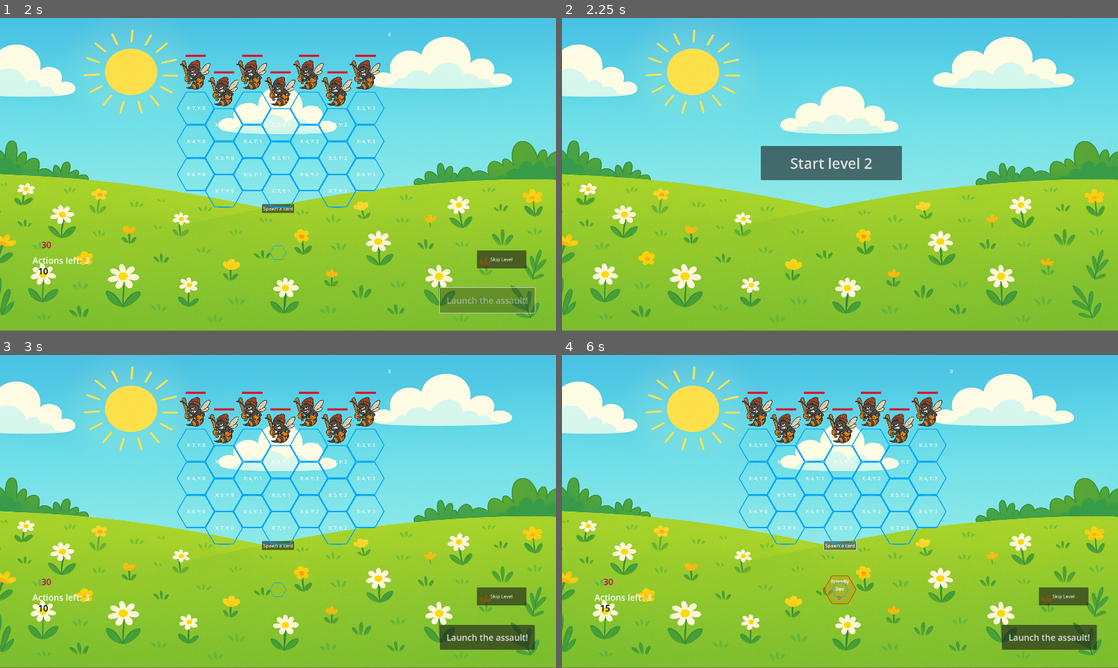
Above: before the commit, frames 1-4 (two rows, left to right).
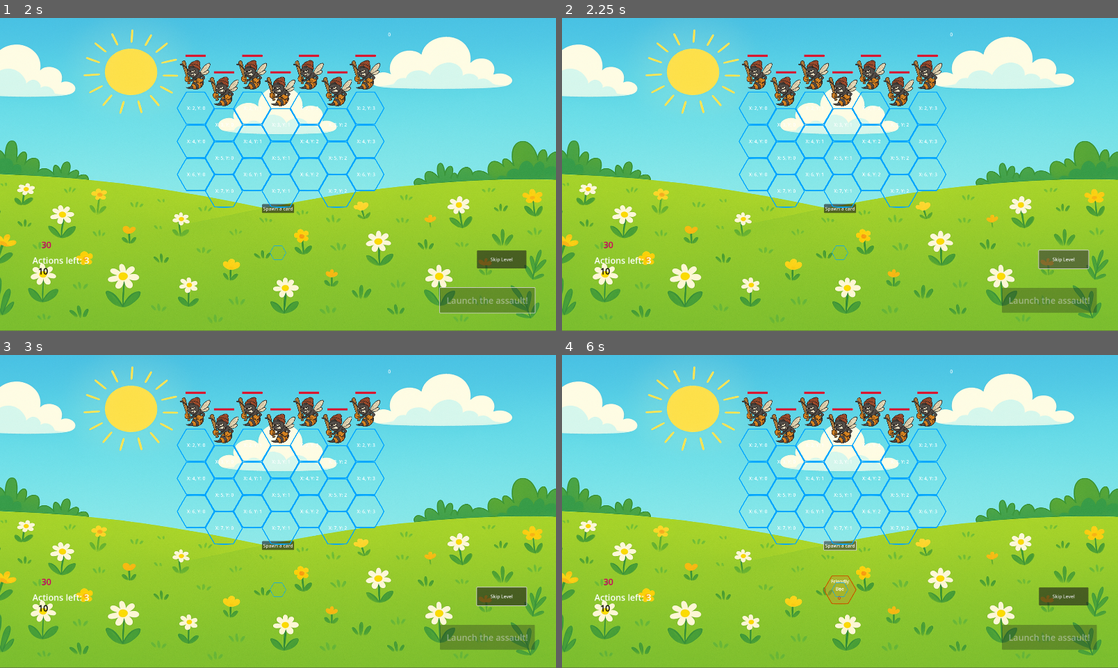
Above: after the commit, the same moments.

Repository: tysia2512/buzzco
Game: Godot game, scene res://scenes/main.tscn
Two runs of this game, one before a commit and one after it. Both use one fixed random seed, a clock stepped at 60 frames per second and the inputs below.
Inputs (mouse positions are in pixels of both pictures, inside the frame that each line leads up to):
- Up to frame 1 (2 s): click "Start game" at 0.5 s; click "Launch the assault!" at 1.25 s
- Up to frame 2 (2.25 s): click "Skip Level" at 2 s
- Up to frame 3 (3 s): click (266, 498) at 2.75 s, where only the run before the commit has a clickable "Start level 2"
- Up to frame 4 (6 s): click (1051, 636) at 3.5 s, where only the run before the commit has a clickable "Launch the assault!"; click "Skip Level" at 4.25 s; click (828, 498) at 5 s, where only the run before the commit has a clickable "Start level 3"; click "Spawn a card" at 5.75 s

Frame 1 is identical in both runs. In frame 2, 8.6% of the frame differs, in the area x 5-97%, y 4-95%; in frame 3, 1.5%; in frame 4, 1.4%.

Commit message:
Remove references to enemies from grid, killing enemies

Diff:
--- a/scenes/goon_hornet_enemy.tscn
+++ b/scenes/goon_hornet_enemy.tscn
@@ -8,6 +8,7 @@
 script = ExtResource("1_7qwat")
 
 [node name="GenericEnemy" parent="." instance=ExtResource("2_amm3c")]
+max_health = 3
 texture = ExtResource("3_amm3c")
 polygon = PackedVector2Array(98, -433, 130, -378, 129, -350, 143, -300, 141, -248, 153, -214, 141, -186, 127, -137, 109 …(768 unchanged characters)…
 metadata/_edit_pinned_properties_ = [&"polygon"]
--- a/scenes/level_play.tscn
+++ b/scenes/level_play.tscn
@@ -115,7 +115,6 @@
 
 [connection signal="launch_assault" from="LaunchAttackButton" to="." method="_on_launch_attack_button_launch_assault"]
 [connection signal="pressed" from="LaunchAttackButton" to="PointCounter" method="_on_launch_attack_button_pressed"]
-[connection signal="perform_player_action" from="CardMovementManager" to="." method="_on_card_movement_manager_perform_player_action"]
 [connection signal="deal_damage" from="EnemyManager" to="." method="_on_enemy_manager_deal_damage"]
 [connection signal="enemy_turn_finished" from="EnemyManager" to="." method="_on_enemy_manager_enemy_turn_finished"]
 [connection signal="pressed" from="CheatButton" to="." method="_on_cheat_button_pressed"]
--- a/scenes/main.tscn
+++ b/scenes/main.tscn
@@ -67,6 +67,5 @@
 text = "Start bew gane"
 
 [connection signal="pressed" from="GameLoop/IntroPage/StartGameButton" to="GameLoop" method="_on_start_game_button_pressed"]
-[connection signal="level_cleared" from="GameLoop/LevelPlay" to="GameLoop" method="_on_level_play_level_cleared"]
 [connection signal="pressed" from="GameLoop/NextLevelPage/NextLevelButton" to="GameLoop" method="_on_next_level_button_pressed"]
 [connection signal="pressed" from="GameLoop/GameOverPage/Button" to="GameLoop" method="_on_button_pressed"]
--- a/scripts/enemy.gd
+++ b/scripts/enemy.gd
@@ -6,10 +6,7 @@
 	await enemy.attack()
 
 func highlight() -> void:
-	var m = enemy.sprite.modulate
-	enemy.sprite.modulate = Color.DARK_ORANGE
-	await get_tree().create_timer(0.5).timeout
-	enemy.sprite.modulate = m
+	await enemy.highlight()
 
 func get_scale_to_fit(w: float, h: float) -> float:
 	var size = enemy.get_area_size()
--- a/scripts/enemy_manager.gd
+++ b/scripts/enemy_manager.gd
@@ -28,7 +28,6 @@
 		assert(e is Enemy)
 	_enemies = enemies
 
-
 func _input(event: InputEvent) -> void:
 	if GameState.turn_stage != GameState.TurnStage.SPECIFIC_INPUT:
 		return
--- a/scripts/generic_enemy.gd
+++ b/scripts/generic_enemy.gd
@@ -1,7 +1,8 @@
-@tool
+# @tool
 class_name GenericEnemy extends Node2D
 
 signal deal_damage
+signal enemy_died
 
 var animated_label_scene: PackedScene = preload("res://scenes/animated_label.tscn")
 
@@ -22,6 +23,15 @@
 var _health: int = 10
 
 var rng = RandomNumberGenerator.new()
+
+func receive_damage(attack_points: int) -> void:
+	var m = sprite.modulate
+	sprite.modulate = Color.RED
+	_health = max(0, _health - attack_points)
+	await get_tree().create_timer(0.5).timeout
+	if _health == 0:
+		get_parent().queue_free()
+	sprite.modulate = m
 
 func get_area_size() -> Vector2:
 	var max_x = _texture_area.polygon[0].x
@@ -79,3 +89,12 @@
 	label.visible = true
 	await label.animate(1.0)
 	label.queue_free()
+
+func highlight():
+	_highlight(Color.WHITE)
+
+func _highlight(color: Color) -> void:
+	var m = sprite.modulate
+	sprite.modulate = color
+	await get_tree().create_timer(0.5).timeout
+	sprite.modulate = m
--- a/scripts/grid.gd
+++ b/scripts/grid.gd
@@ -7,7 +7,6 @@
 const FLIPPED = false
 const ROWS = [4, 3, 4, 3, 4, 3, 4, 3]
 @onready var grid = []
-@onready var enemies_rows = []
 var tile_height
 var tile_width
 var H
@@ -86,20 +85,14 @@
 		return null
 	return grid[r][c]
 
-func get_enemies():
-	return (enemies_rows[0] + enemies_rows[1]).filter(func(et): return et is EnemyTile).map(func(et): return et.get_enemy())
-
 func generate_enemies(enemy_tile_generator: EnemyTileGenerator, enemy_manager: EnemyManager) -> void:
 	var enemies = []
-	enemies_rows.resize(2)
 
 	for row in [0, 1]:
-		enemies_rows[row] = []
-		enemies_rows[row].resize(ROWS[row])
 		for i in range(0, ROWS[row]):
 			var tile = enemy_tile.instantiate() as EnemyTile
 			tile.visible = false
-			var enemy = enemy_tile_generator.generate_enemy()
+			var enemy = enemy_tile_generator.generate_enemy() as Enemy
 			enemies.append(enemy)
 			add_child(tile)
 			tile.set_enemy(enemy)
@@ -108,7 +101,6 @@
 			tile.scale = Vector2(best_scale, best_scale)
 			tile.set_grid_position(row, i)
 			tile.visible = true
-			enemies_rows[row][i] = tile
 
 	enemies.sort_custom(func(e): return (e as Enemy).position.x)
 	enemy_manager.set_enemies(enemies)
--- a/scripts/level_play.gd
+++ b/scripts/level_play.gd
@@ -64,20 +64,21 @@
 func _on_launch_attack_button_launch_assault() -> void:
 	var attack_points = grid.get_points()
 	var enemy: Enemy
+	var interrupted_stage = GameState.turn_stage
 	if enemy_manager.get_enemies().size() == 1:
 		enemy = enemy_manager.get_enemies()[0]
 	else:
-		var interrupted_stage = GameState.turn_stage
 		GameState.turn_stage = GameState.TurnStage.SPECIFIC_INPUT
 		GameState.specific_input = GameState.SpecificInput.ENEMY_SELECT
 		enemy = await enemy_manager.enemy_selected
-		GameState.turn_stage = interrupted_stage
 
+	GameState.turn_stage = interrupted_stage
 	_attack_enemy(enemy, attack_points)
 	grid.clear_cards()
 
 	_perform_action()
 
 func _attack_enemy(enemy: Enemy, attack_points: int) -> void:
+	enemy.enemy.receive_damage(attack_points)
 	# TODO
 	print("Attack enemy: ", enemy, " for: ", attack_points)
